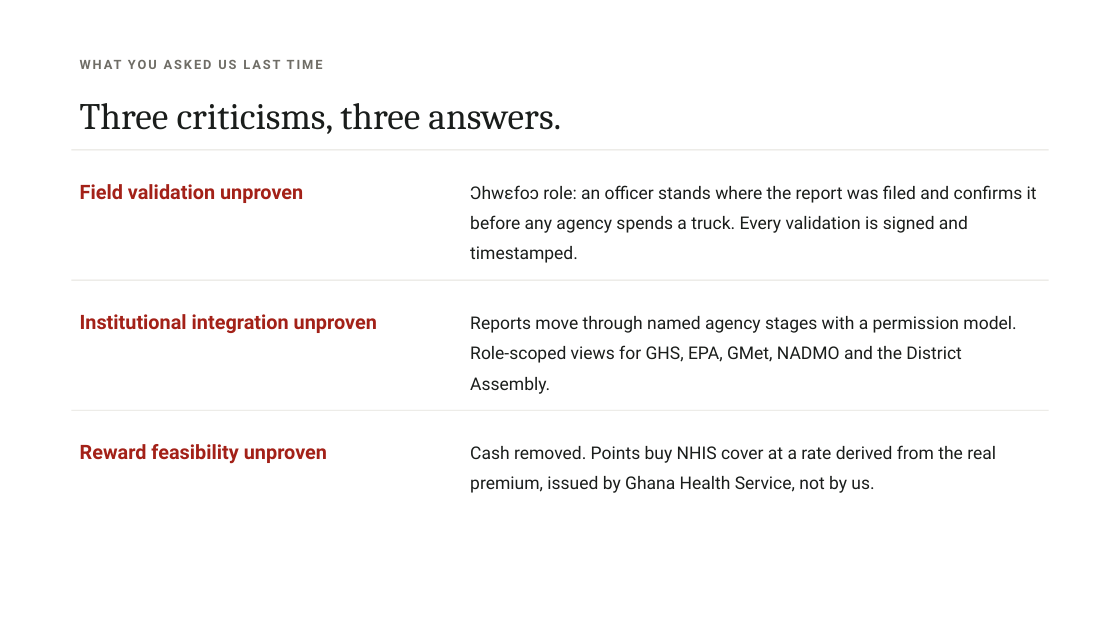
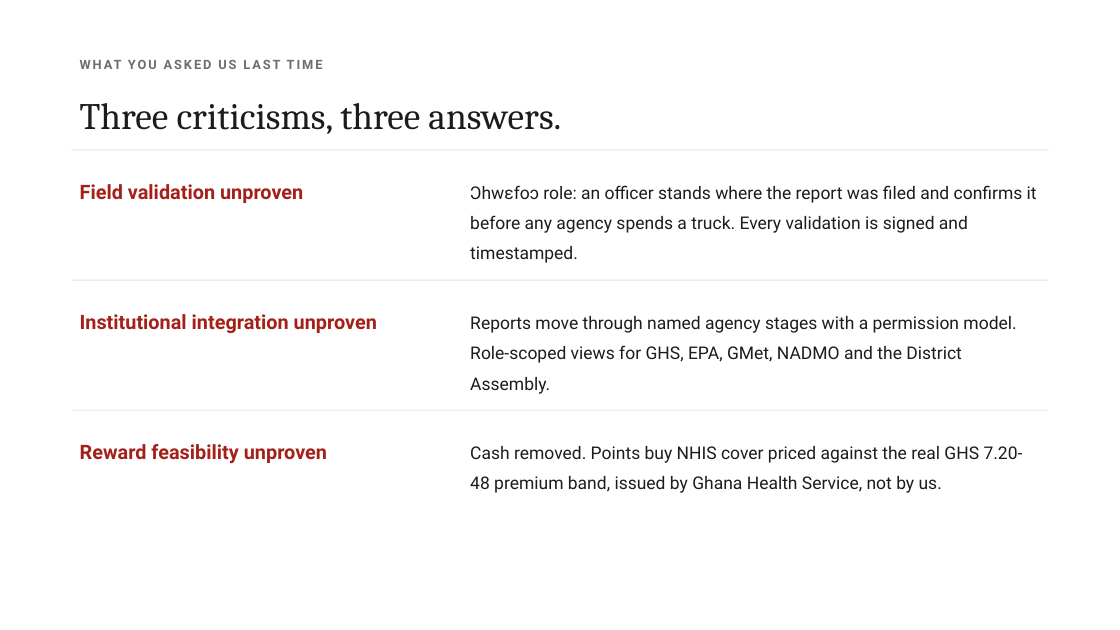
Before and after one commit to Joeboy77/ClimateHealth, a slide deck: slide 14 of deck/ClimaHealth-Predict.pptx (slide 11 before the commit). Drawn at 1120x630 pixels with LibreOffice and Linux fonts; fonts in the diff are those of the drawing. Boxes give left, top, right and bottom in pixels: in the first picture for what was removed or moved away, otherwise in the second. Text is boxed around its words. In the diff, an @@ line names an element or a change of style, - is before the commit and + after.

```diff
--- a/deck/ClimaHealth-Predict.pptx
+++ b/deck/ClimaHealth-Predict.pptx
@@ text at bbox=[470, 446, 1023, 493]: text changed @@
-Cash removed. Points buy NHIS cover at a rate derived from the real premium, issued by Ghana Health Service, not by us.
+Cash removed. Points buy NHIS cover priced against the real GHS 7.20-48 premium band, issued by Ghana Health Service, not by us.
```
Also in this commit, not shown: 3 other slides changed, 5 slides added, 1 slide removed, 18 other files.
